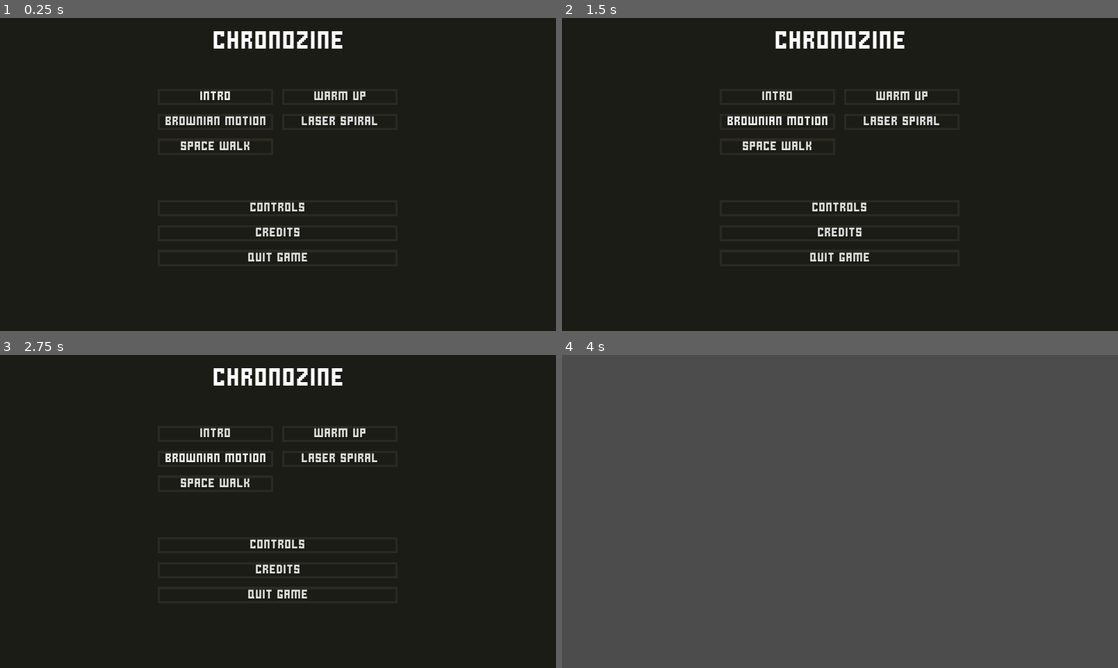
Above: before the commit, frames 1-4 (two rows, left to right).
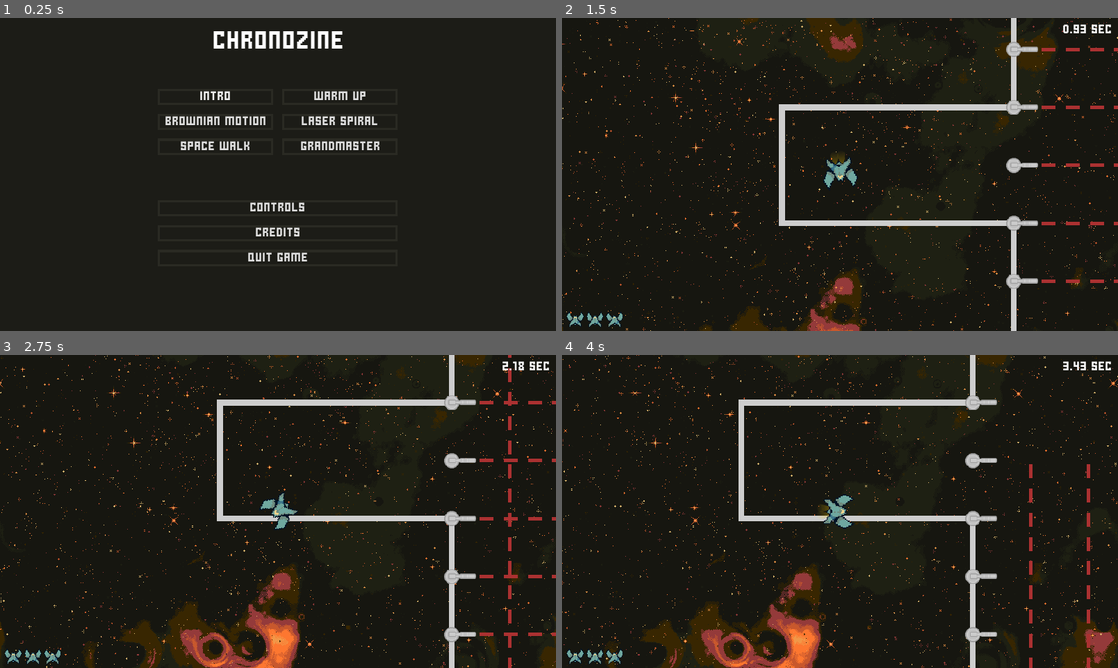
Above: after the commit, the same moments.

Repository: AnEnigmaticBug/chronozine
Game: Godot game, scene res://src/gui/screens/home/Home.tscn
The game is run twice, just before and just after one commit, with the same random seed, the same clock (stepped at 60 frames per second) and the same inputs.
Inputs (mouse positions are in pixels of both pictures, inside the frame that each line leads up to):
- Up to frame 1 (0.25 s): no input
- Up to frame 2 (1.5 s): click (901, 146) at 0.5 s, where only the run after the commit has a clickable "Grandmaster"; hold Space (accelerate) from 1.28 s (still down); hold Down (point_dn) from 1.28 s (still down)
- Up to frame 3 (2.75 s): release Space (accelerate) at 2.03 s; release Down (point_dn) at 2.03 s; tap Left (point_lt) at 2.1 s
- Up to frame 4 (4 s): click (778, 433) at 2.75 s, where only the run before the commit has a clickable "Intro"; tap Enter at 3.5 s; hold Space (accelerate) from 3.53 s (still down); hold Right (point_rt) from 3.53 s (still down)

The runs differ from the first frame. In frame 1, 0.3% of the frame differs, in the area x 54-69%, y 39-43%; in frame 2, 11%; in frame 3, 13%; in frame 4, 100%, in the area x 0-100%, y 0-100%.

Commit message:
Create the "Grandmaster" level

Diff:
--- a/chronozine/src/gui/screens/home/Home.tscn
+++ b/chronozine/src/gui/screens/home/Home.tscn
@@ -8,6 +8,7 @@
 [ext_resource path="res://src/gui/controls/SceneChanger.tscn" type="PackedScene" id=6]
 [ext_resource path="res://src/levels/LaserSpiral.tscn" type="PackedScene" id=7]
 [ext_resource path="res://src/levels/SpaceWalk.tscn" type="PackedScene" id=8]
+[ext_resource path="res://src/levels/Grandmaster.tscn" type="PackedScene" id=9]
 
 [sub_resource type="DynamicFont" id=1]
 size = 48
@@ -108,6 +109,15 @@
 text = "Space Walk"
 destination = ExtResource( 8 )
 
+[node name="Level5" parent="VBoxContainer/Levels" instance=ExtResource( 6 )]
+margin_left = 215.0
+margin_top = 86.0
+margin_right = 415.0
+margin_bottom = 114.0
+rect_min_size = Vector2( 200, 0 )
+text = "Grandmaster"
+destination = ExtResource( 9 )
+
 [node name="Spacer" type="Control" parent="VBoxContainer"]
 margin_top = 251.0
 margin_right = 960.0
--- /dev/null
+++ b/chronozine/src/levels/Grandmaster.tscn
@@ -0,0 +1,209 @@
+[gd_scene load_steps=6 format=2]
+
+[ext_resource path="res://src/levels/Level.tscn" type="PackedScene" id=1]
+[ext_resource path="res://src/walls/Wall.tscn" type="PackedScene" id=2]
+[ext_resource path="res://src/turrets/Turret.tscn" type="PackedScene" id=3]
+[ext_resource path="res://src/turrets/Gun.tscn" type="PackedScene" id=4]
+[ext_resource path="res://src/turrets/combinators/BurstFire.tscn" type="PackedScene" id=5]
+
+[node name="Grandmaster" instance=ExtResource( 1 )]
+
+[node name="Goal" parent="." index="1"]
+position = Vector2( 1700, 0 )
+
+[node name="Wall0" parent="Walls" index="0" instance=ExtResource( 2 )]
+points = PoolVector2Array( 400, -100, 0, -100, 0, 100, 400, 100 )
+
+[node name="Wall1" parent="Walls" index="1" instance=ExtResource( 2 )]
+points = PoolVector2Array( 400, -100, 400, -500, 1400, -500, 1400, -100 )
+
+[node name="Wall2" parent="Walls" index="2" instance=ExtResource( 2 )]
+points = PoolVector2Array( 400, 100, 400, 500, 1400, 500, 1400, 100 )
+
+[node name="Wall3" parent="Walls" index="3" instance=ExtResource( 2 )]
+points = PoolVector2Array( 810, -90, 810, -10 )
+
+[node name="Wall4" parent="Walls" index="4" instance=ExtResource( 2 )]
+points = PoolVector2Array( 810, 10, 810, 90 )
+
+[node name="Wall5" parent="Walls" index="5" instance=ExtResource( 2 )]
+points = PoolVector2Array( 810, 90, 890, 90 )
+
+[node name="Wall6" parent="Walls" index="6" instance=ExtResource( 2 )]
+points = PoolVector2Array( 910, 90, 990, 90 )
+
+[node name="Wall7" parent="Walls" index="7" instance=ExtResource( 2 )]
+points = PoolVector2Array( 990, 90, 990, 10 )
+
+[node name="Wall8" parent="Walls" index="8" instance=ExtResource( 2 )]
+points = PoolVector2Array( 990, -10, 990, -90 )
+
+[node name="Wall9" parent="Walls" index="9" instance=ExtResource( 2 )]
+points = PoolVector2Array( 990, -90, 910, -90 )
+
+[node name="Wall10" parent="Walls" index="10" instance=ExtResource( 2 )]
+points = PoolVector2Array( 890, -90, 810, -90 )
+
+[node name="Wall11" parent="Walls" index="11" instance=ExtResource( 2 )]
+points = PoolVector2Array( 1400, -100, 1800, -100, 1800, 100, 1400, 100 )
+
+[node name="Player" parent="." index="4"]
+position = Vector2( 100, 0 )
+
+[node name="Turret0" parent="Turrets" index="0" instance=ExtResource( 3 )]
+position = Vector2( 500, -500 )
+
+[node name="BurstFire" parent="Turrets/Turret0" index="2" instance=ExtResource( 5 )]
+lasers_per_second = 12
+
+[node name="Gun" parent="Turrets/Turret0/BurstFire" index="4" instance=ExtResource( 4 )]
+rotation = 1.5708
+
+[node name="Turret1" parent="Turrets" index="1" instance=ExtResource( 3 )]
+position = Vector2( 600, -500 )
+
+[node name="BurstFire" parent="Turrets/Turret1" index="2" instance=ExtResource( 5 )]
+lasers_per_second = 12
+
+[node name="Gun" parent="Turrets/Turret1/BurstFire" index="4" instance=ExtResource( 4 )]
+rotation = 1.5708
+
+[node name="Turret2" parent="Turrets" index="2" instance=ExtResource( 3 )]
+position = Vector2( 700, -500 )
+
+[node name="BurstFire" parent="Turrets/Turret2" index="2" instance=ExtResource( 5 )]
+lasers_per_second = 12
+
+[node name="Gun" parent="Turrets/Turret2/BurstFire" index="4" instance=ExtResource( 4 )]
+rotation = 1.5708
+
+[node name="Turret3" parent="Turrets" index="3" instance=ExtResource( 3 )]
+position = Vector2( 800, -500 )
+
+[node name="BurstFire" parent="Turrets/Turret3" index="2" instance=ExtResource( 5 )]
+lasers_per_second = 12
+
+[node name="Gun" parent="Turrets/Turret3/BurstFire" index="4" instance=ExtResource( 4 )]
+rotation = 1.5708
+
+[node name="Turret4" parent="Turrets" index="4" instance=ExtResource( 3 )]
+position = Vector2( 900, -500 )
+
+[node name="BurstFire" parent="Turrets/Turret4" index="2" instance=ExtResource( 5 )]
+lasers_per_second = 12
+
+[node name="Gun" parent="Turrets/Turret4/BurstFire" index="4" instance=ExtResource( 4 )]
+rotation = 1.5708
+
+[node name="Turret5" parent="Turrets" index="5" instance=ExtResource( 3 )]
+position = Vector2( 1000, -500 )
+
+[node name="BurstFire" parent="Turrets/Turret5" index="2" instance=ExtResource( 5 )]
+lasers_per_second = 12
+
+[node name="Gun" parent="Turrets/Turret5/BurstFire" index="4" instance=ExtResource( 4 )]
+rotation = 1.5708
+
+[node name="Turret6" parent="Turrets" index="6" instance=ExtResource( 3 )]
+position = Vector2( 1100, -500 )
+
+[node name="BurstFire" parent="Turrets/Turret6" index="2" instance=ExtResource( 5 )]
+lasers_per_second = 12
+
+[node name="Gun" parent="Turrets/Turret6/BurstFire" index="4" instance=ExtResource( 4 )]
+rotation = 1.5708
+
+[node name="Turret7" parent="Turrets" index="7" instance=ExtResource( 3 )]
+position = Vector2( 1200, -500 )
+
+[node name="BurstFire" parent="Turrets/Turret7" index="2" instance=ExtResource( 5 )]
+lasers_per_second = 12
+
+[node name="Gun" parent="Turrets/Turret7/BurstFire" index="4" instance=ExtResource( 4 )]
+rotation = 1.5708
+
+[node name="Turret8" parent="Turrets" index="8" instance=ExtResource( 3 )]
+position = Vector2( 1300, -500 )
+
+[node name="BurstFire" parent="Turrets/Turret8" index="2" instance=ExtResource( 5 )]
+lasers_per_second = 12
+
+[node name="Gun" parent="Turrets/Turret8/BurstFire" index="4" instance=ExtResource( 4 )]
+rotation = 1.5708
+
+[node name="Turret9" parent="Turrets" index="9" instance=ExtResource( 3 )]
+position = Vector2( 400, -400 )
+
+[node name="BurstFire" parent="Turrets/Turret9" index="2" instance=ExtResource( 5 )]
+lasers_per_second = 12
+
+[node name="Gun" parent="Turrets/Turret9/BurstFire" index="4" instance=ExtResource( 4 )]
+
+[node name="Turret10" parent="Turrets" index="10" instance=ExtResource( 3 )]
+position = Vector2( 400, -300 )
+
+[node name="BurstFire" parent="Turrets/Turret10" index="2" instance=ExtResource( 5 )]
+lasers_per_second = 12
+
+[node name="Gun" parent="Turrets/Turret10/BurstFire" index="4" instance=ExtResource( 4 )]
+
+[node name="Turret11" parent="Turrets" index="11" instance=ExtResource( 3 )]
+position = Vector2( 400, -200 )
+
+[node name="BurstFire" parent="Turrets/Turret11" index="2" instance=ExtResource( 5 )]
+lasers_per_second = 12
+
+[node name="Gun" parent="Turrets/Turret11/BurstFire" index="4" instance=ExtResource( 4 )]
+
+[node name="Turret12" parent="Turrets" index="12" instance=ExtResource( 3 )]
+position = Vector2( 400, -100 )
+
+[node name="BurstFire" parent="Turrets/Turret12" index="2" instance=ExtResource( 5 )]
+lasers_per_second = 12
+
+[node name="Gun" parent="Turrets/Turret12/BurstFire" index="4" instance=ExtResource( 4 )]
+
+[node name="Turret13" parent="Turrets" index="13" instance=ExtResource( 3 )]
+position = Vector2( 400, 0 )
+
+[node name="BurstFire" parent="Turrets/Turret13" index="2" instance=ExtResource( 5 )]
+lasers_per_second = 12
+
+[node name="Gun" parent="Turrets/Turret13/BurstFire" index="4" instance=ExtResource( 4 )]
+
+[node name="Turret14" parent="Turrets" index="14" instance=ExtResource( 3 )]
+position = Vector2( 400, 100 )
+
+[node name="BurstFire" parent="Turrets/Turret14" index="2" instance=ExtResource( 5 )]
+lasers_per_second = 12
+
+[node name="Gun" parent="Turrets/Turret14/BurstFire" index="4" instance=ExtResource( 4 )]
+
+[node name="Turret15" parent="Turrets" index="15" instance=ExtResource( 3 )]
+position = Vector2( 400, 200 )
+
+[node name="BurstFire" parent="Turrets/Turret15" index="2" instance=ExtResource( 5 )]
+lasers_per_second = 12
+
+[node name="Gun" parent="Turrets/Turret15/BurstFire" index="4" instance=ExtResource( 4 )]
+
+[node name="Turret16" parent="Turrets" index="16" instance=ExtResource( 3 )]
+position = Vector2( 400, 300 )
+
+[node name="BurstFire" parent="Turrets/Turret16" index="2" instance=ExtResource( 5 )]
+lasers_per_second = 12
+
+[node name="Gun" parent="Turrets/Turret16/BurstFire" index="4" instance=ExtResource( 4 )]
+
+[node name="Turret17" parent="Turrets" index="17" instance=ExtResource( 3 )]
+position = Vector2( 400, 400 )
+
+[node name="BurstFire" parent="Turrets/Turret17" index="2" instance=ExtResource( 5 )]
+lasers_per_second = 12
+
+[node name="Gun" parent="Turrets/Turret17/BurstFire" index="4" instance=ExtResource( 4 )]
+
+[node name="Score" parent="Gui/Menus" index="2"]
+requirement_1_star = 48
+requirement_2_star = 36
+requirement_3_star = 24
--- a/chronozine/src/levels/SpaceWalk.tscn
+++ b/chronozine/src/levels/SpaceWalk.tscn
@@ -9,8 +9,10 @@
 [ext_resource path="res://src/turrets/combinators/Rotator.tscn" type="PackedScene" id=7]
 [ext_resource path="res://src/turrets/combinators/ConstFire.tscn" type="PackedScene" id=8]
 [ext_resource path="res://src/turrets/combinators/Oscillator.tscn" type="PackedScene" id=9]
+[ext_resource path="res://src/levels/Grandmaster.tscn" type="PackedScene" id=10]
 
 [node name="SpaceWalk" instance=ExtResource( 1 )]
+next_scene = ExtResource( 10 )
 
 [node name="Goal" parent="." index="1"]
 position = Vector2( 100, 600 )
Not shown: 1 places in chronozine/src/gui/screens/home/Home.tscn that only renumber resources
Not shown: 1 places in chronozine/src/levels/SpaceWalk.tscn that only renumber resources
